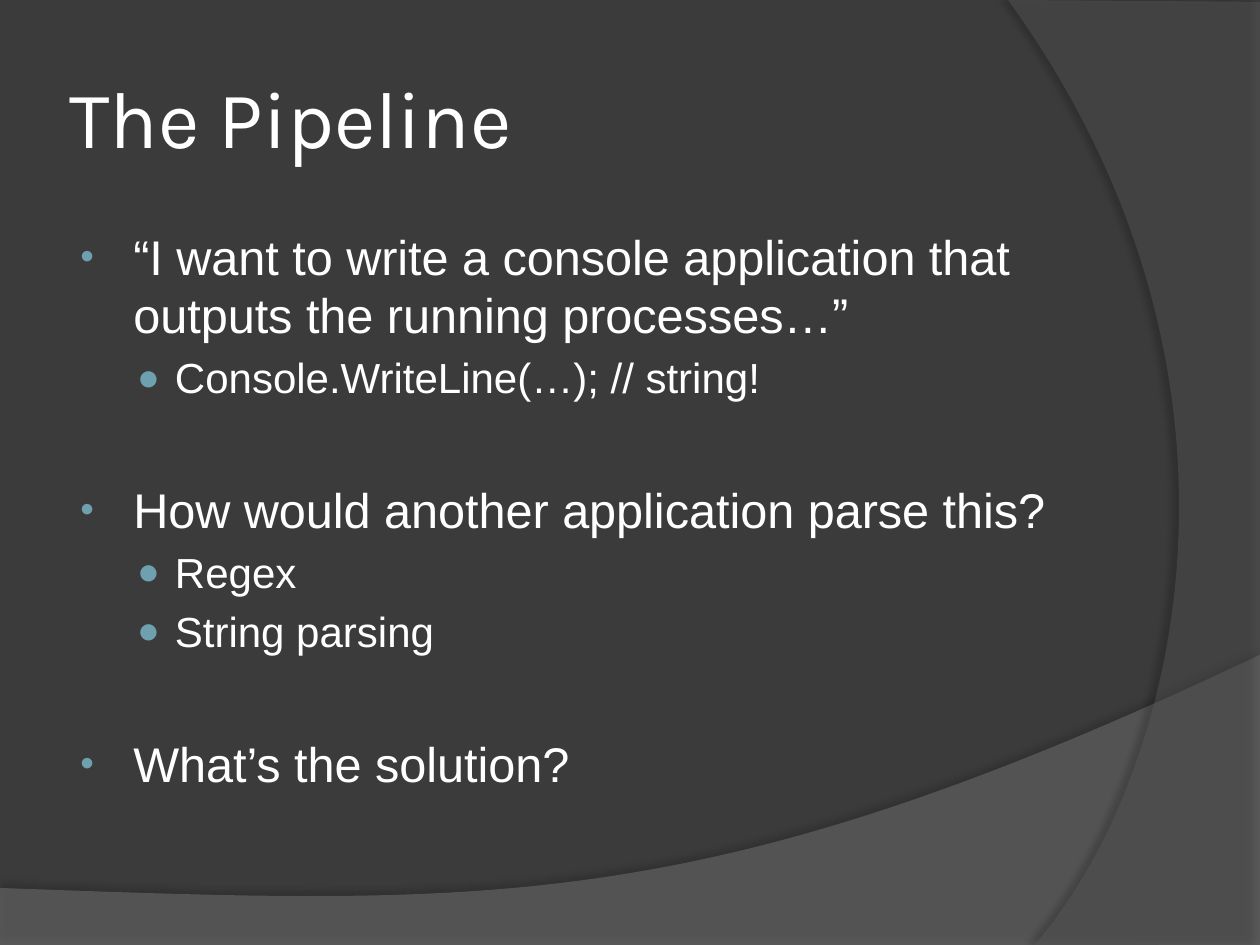
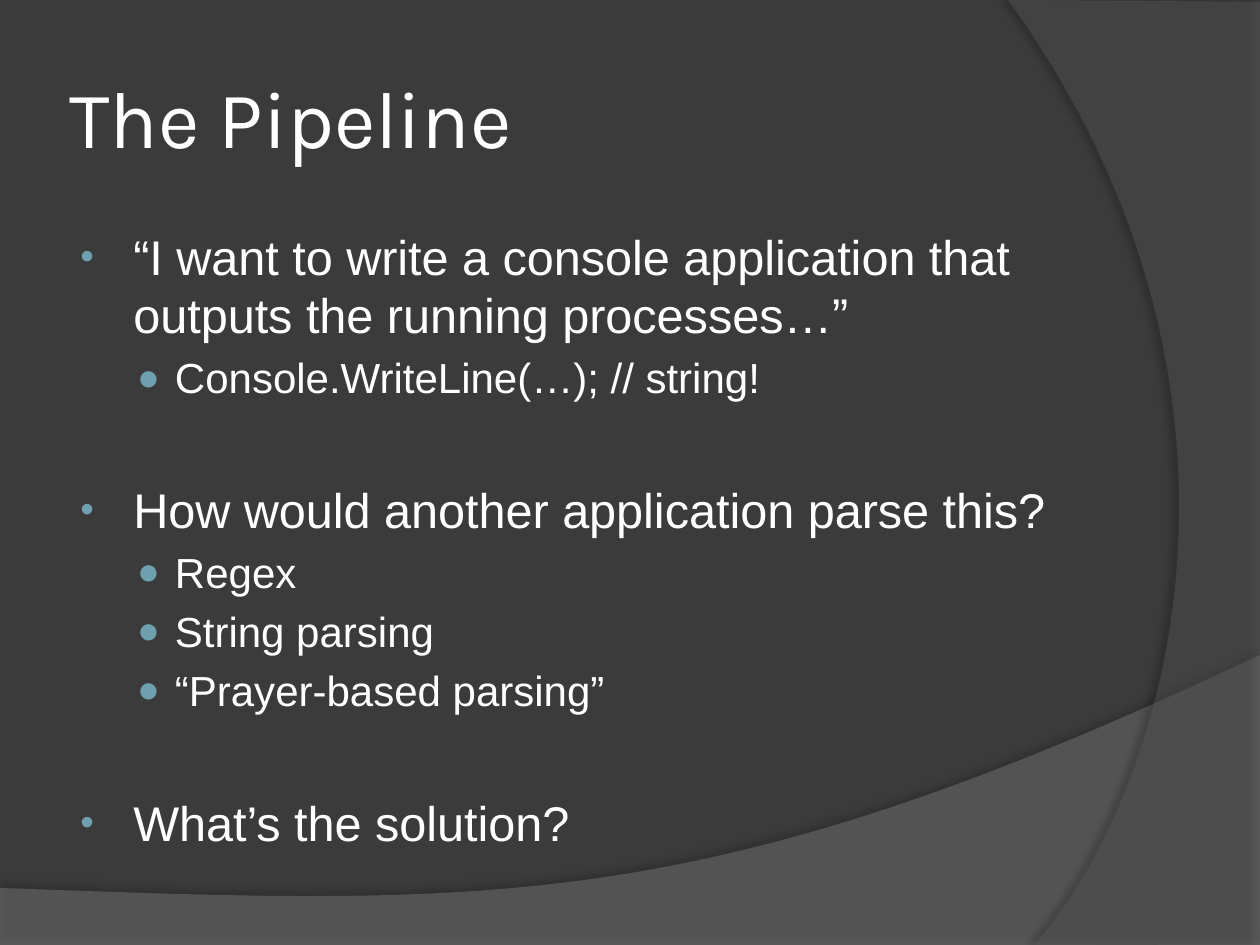
Before and after one commit to drmohundro/presentations, a slide deck: slide 16 of the-power-of-powershell/presentation.pptx. Drawn at 1260x945 pixels with LibreOffice and Linux fonts; fonts in the diff are those of the drawing; background and template pictures are left out. Boxes give left, top, right and bottom in pixels: in the first picture for what was removed or moved away, otherwise in the second. Text is boxed around its words. In the diff, an @@ line names an element or a change of style, - is before the commit and + after.

```diff
--- a/the-power-of-powershell/presentation.pptx
+++ b/the-power-of-powershell/presentation.pptx
@@ text at [175, 675, 605, 715]: paragraph added @@
+  ● “Prayer-based parsing”
```
Also in this commit, not shown: 1 other slide changed, 1 other file.
